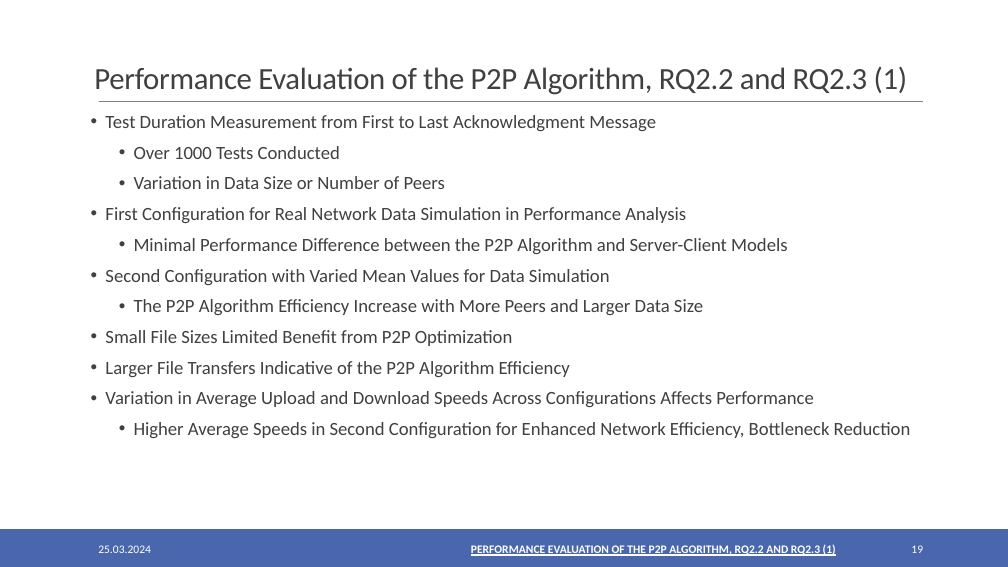
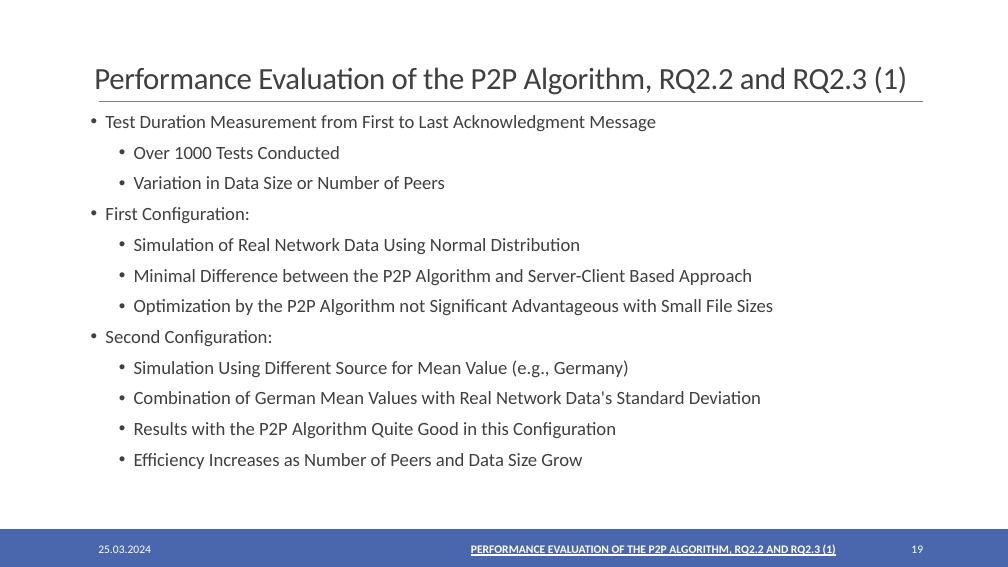
Before and after one commit to oezcankaraca/abschlussvortrag, a slide deck: slide 19 of Abschlussvortrag.pptx. Drawn at 1008x567 pixels with LibreOffice and Linux fonts; fonts in the diff are those of the drawing. Boxes give left, top, right and bottom in pixels: in the first picture for what was removed or moved away, otherwise in the second. Text is boxed around its words. In the diff, an @@ line names an element or a change of style, - is before the commit and + after.

```diff
--- a/Abschlussvortrag.pptx
+++ b/Abschlussvortrag.pptx
@@ text at bbox=[105, 207, 773, 469]: text changed @@
-• First Configuration for Real Network Data Simulation in Performance Analysis
-  • Minimal Performance Difference between the P2P Algorithm and Server-Client Models
-• Second Configuration with Varied Mean Values for Data Simulation
-  • The P2P Algorithm Efficiency Increase with More Peers and Larger Data Size
-• Small File Sizes Limited Benefit from P2P Optimization
-• Larger File Transfers Indicative of the P2P Algorithm Efficiency
-• Variation in Average Upload and Download Speeds Across Configurations Affects Performance
-  • Higher Average Speeds in Second Configuration for Enhanced Network Efficiency, Bottleneck Reduction
+• First Configuration:
+  • Simulation of Real Network Data Using Normal Distribution
+  • Minimal Difference between the P2P Algorithm and Server-Client Based Approach
+  • Optimization by the P2P Algorithm not Significant Advantageous with Small File Sizes
+• Second Configuration:
+  • Simulation Using Different Source for Mean Value (e.g., Germany)
+  • Combination of German Mean Values with Real Network Data's Standard Deviation
+  • Results with the P2P Algorithm Quite Good in this Configuration
+  • Efficiency Increases as Number of Peers and Data Size Grow
```
Also in this commit, not shown: 5 other slides changed, 3 other files.
